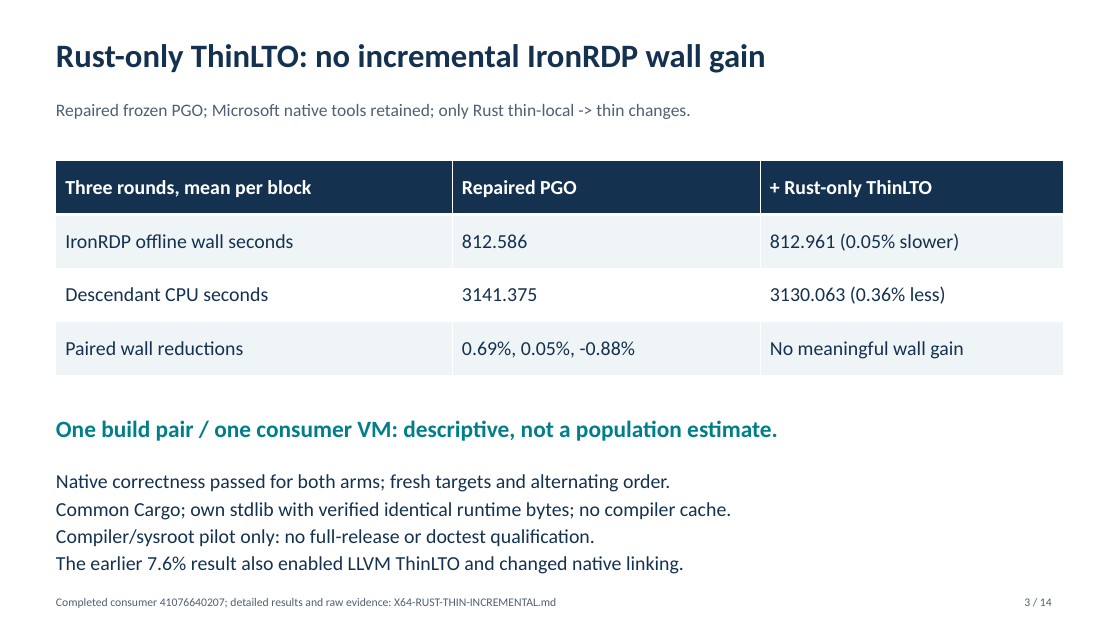
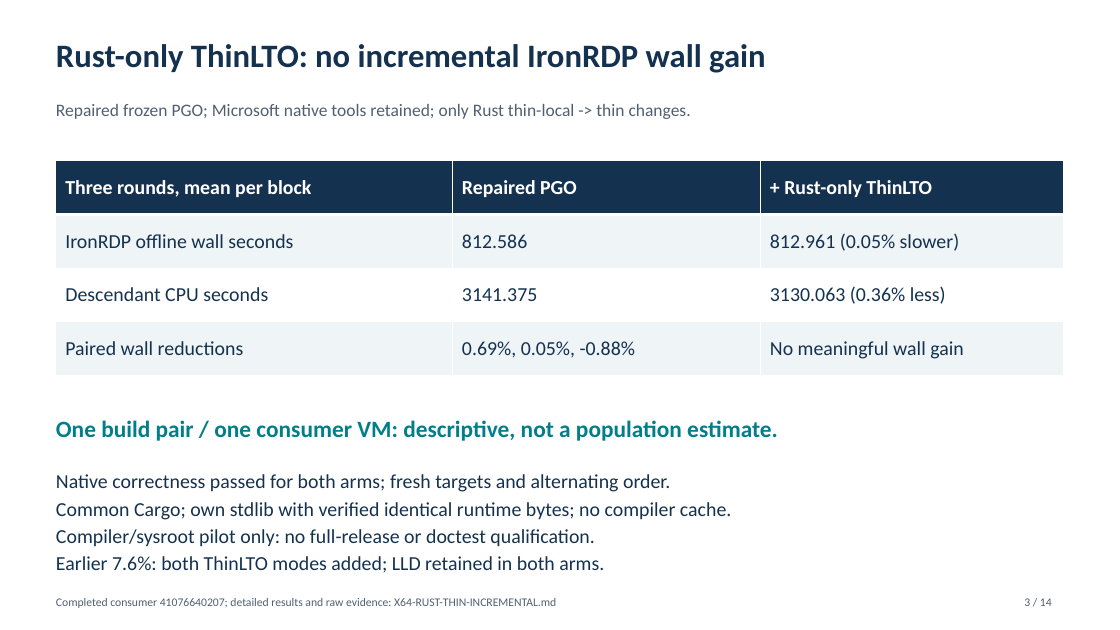
Before and after one commit to marcpems/IronRDP-ci-benchmark, a slide deck: slide 3 of ci-benchmark/matched-release/Rust-Optimization-Summary-Published.pptx. Drawn at 1120x630 pixels with LibreOffice and Linux fonts; fonts in the diff are those of the drawing. Boxes give left, top, right and bottom in pixels: in the first picture for what was removed or moved away, otherwise in the second. Text is boxed around its words. In the diff, an @@ line names an element or a change of style, - is before the commit and + after.

```diff
--- a/ci-benchmark/matched-release/Rust-Optimization-Summary-Published.pptx
+++ b/ci-benchmark/matched-release/Rust-Optimization-Summary-Published.pptx
@@ text at bbox=[56, 556, 604, 572]: text changed @@
-The earlier 7.6% result also enabled LLVM ThinLTO and changed native linking.
+Earlier 7.6%: both ThinLTO modes added; LLD retained in both arms.
```
Also in this commit, not shown: 5 other files.
